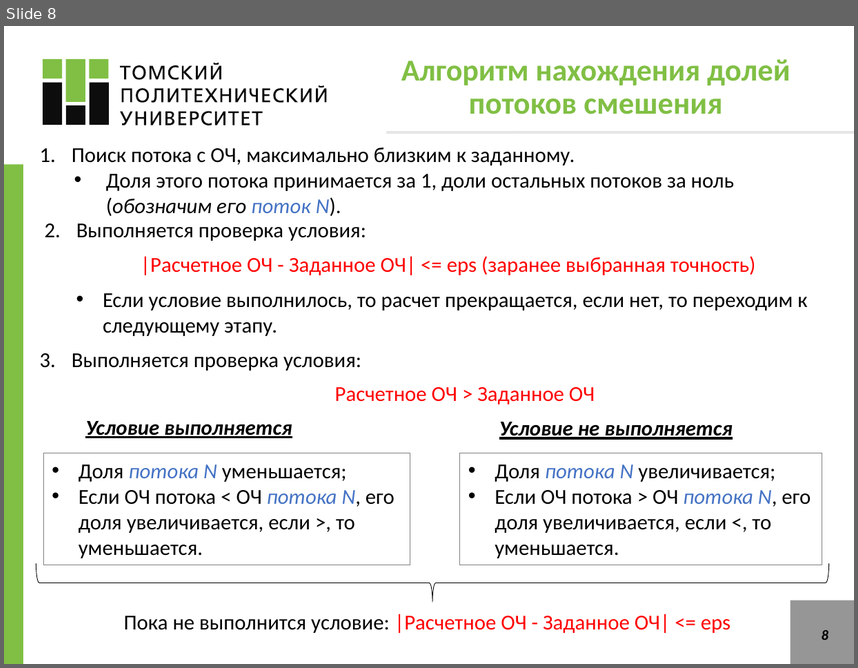
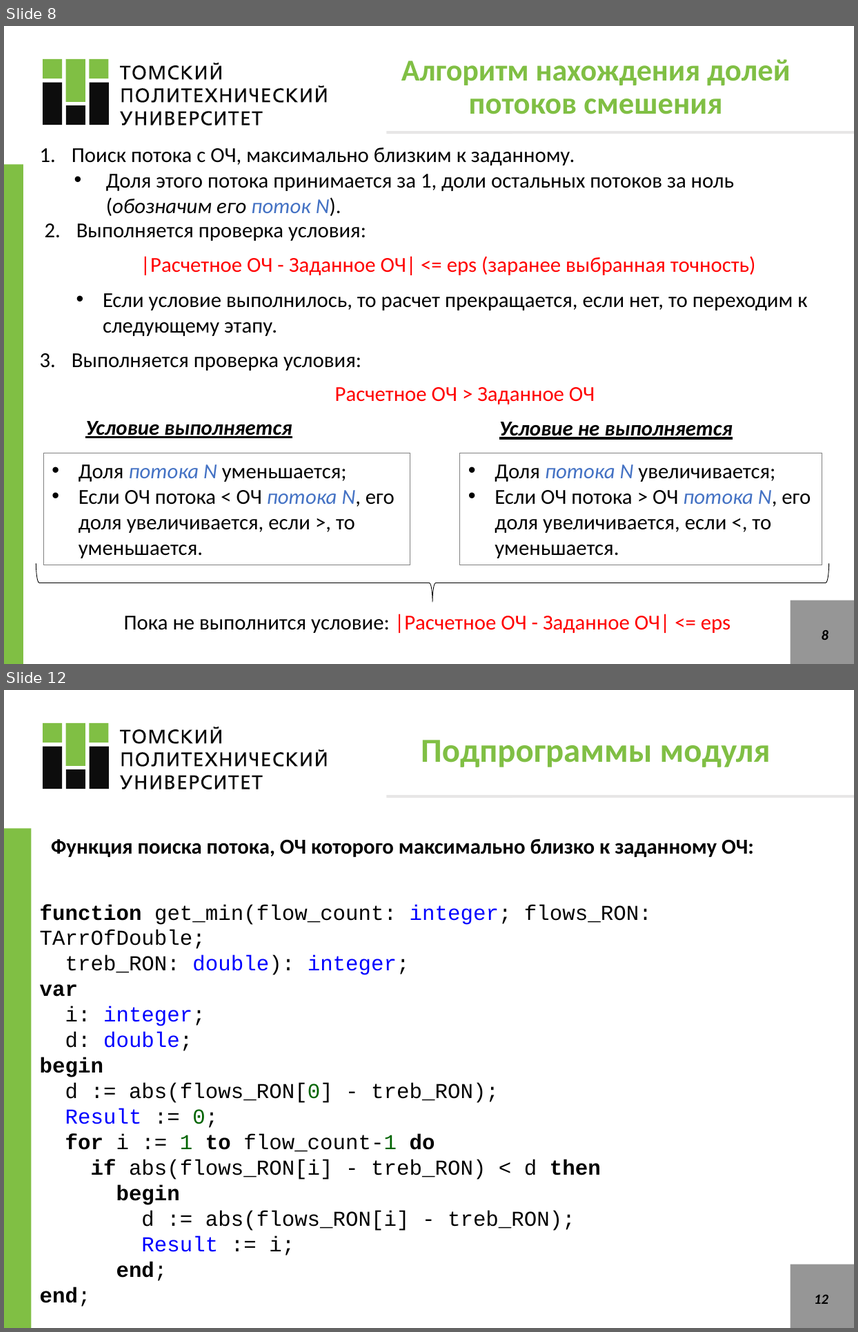
Before and after one commit to VChuzlov/SA, a slide deck: ЛБ1_blending/ЛБ_1.pptx. Shown one above the other, each under a label of ours: slide 8 before the commit, slides 8 and 12 after it; the slides between them are not shown. The pictures are 858x668 and 858x1332 pixels, drawn with LibreOffice and Linux fonts; fonts in the diff are those of the drawing. Boxes give left, top, right and bottom in pixels: in the first picture for what was removed or moved away, otherwise in the second. Text is boxed around its words. In the diff, an @@ line names an element or a change of style, - is before the commit and + after.

```diff
--- a/ЛБ1_blending/ЛБ_1.pptx
+++ b/ЛБ1_blending/ЛБ_1.pptx
@@ slide 12 added at [4, 690, 854, 1328], background #FFFFFF @@
@@ freeform shape added at [43, 723, 109, 766], fill #80BF44 @@
@@ freeform shape added at [120, 727, 326, 789], fill #0D0D0D @@
@@ freeform shape added at [43, 746, 110, 789], fill #0D0D0D @@
@@ title added at [421, 740, 771, 767], 28.6 pt, text #80BF44, bold @@
+Подпрограммы модуля
@@ line added from (386, 796) to (854, 796), #E7E6E6 2.25 pt @@
@@ rectangle added at [4, 829, 31, 1328], fill #80BF44 @@
@@ text added at [51, 839, 754, 857], 18 pt, text #000000, bold @@
+Функция поиска потока, ОЧ которого максимально близко к заданному ОЧ:
@@ text added at [40, 904, 652, 1281], 18 pt, text #000000 @@
+function get_min(flow_count: integer; flows_RON: TArrOfDouble;
+treb_RON: double): integer;
+var
+i: integer;
+d: double;
+begin
+d := abs(flows_RON[0] - treb_RON);
+Result := 0;
+for i := 1 to flow_count-1 do
+if abs(flows_RON[i] - treb_RON) < d then
+begin
+d := abs(flows_RON[i] - treb_RON);
+Result := i;
+end;
+end;
@@ rectangle added at [791, 1264, 854, 1328], fill #969696 @@
@@ page number added at [814, 1294, 829, 1303], 12 pt, text #000000, bold, italic @@
+12
```
Also in this commit, not shown: 3 slides changed, 9 other slides added, 15 slides removed, 24 other files.
